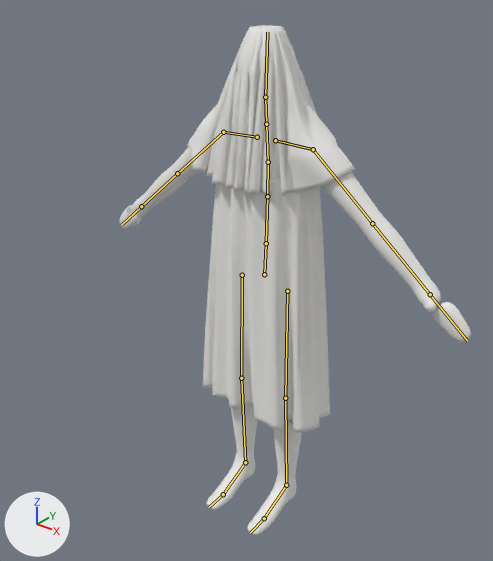
Renders of the Blender file SourceArt/TallerFinal/SN-01_Sonador.blend from each side of a commit.
Before and after are seen from a camera (50 mm lens) standing at (1.235, -1.64, 1.923) and looking at (0.056, -0.166, 1.009). The axes (+X, +Y, +Z) are drawn at lower left. The lights are the same throughout. The older version comes first. The bones that bend it are drawn over the model as lines.

Names of what the first picture shows: 'SN_Body', 'SN_Tunic', 'SN_Veil'.
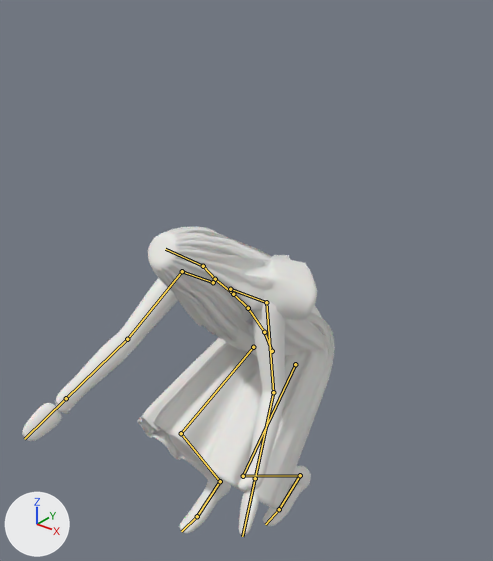
The newer file adds an action. The first version stands in its rest pose; the second is drawn at frame 17 of the action 'Pickup'.

Boxes [x1, y1, x2, y2] around the edits, measured in the pictures (493 x 561 px):
'SN_Tunic', posed: before [203, 177, 330, 433]; after [137, 305, 335, 510]
'SN_Veil', posed (32% shorter): before [187, 25, 355, 195]; after [148, 227, 317, 342]
'SN_Body', posed: before [120, 148, 471, 535]; after [22, 278, 311, 535]
bone 'Hips', root to tip: before (264, 274) to (266, 243); after (272, 351) to (264, 332)
bone 'Spine', root to tip: before (266, 243) to (267, 196); after (264, 332) to (248, 308)
bone 'Chest', root to tip: before (267, 196) to (268, 162); after (248, 308) to (233, 294)
bone 'UpperChest', root to tip: before (268, 162) to (266, 124); after (233, 294) to (215, 279)
bone 'Neck', root to tip: before (266, 124) to (265, 97); after (215, 279) to (203, 266)
bone 'Head', root to tip: before (265, 97) to (267, 32); after (203, 266) to (165, 249)
bone 'LeftUpperArm', root to tip: before (313, 149) to (372, 223); after (266, 302) to (273, 392)
bone 'LeftLowerArm', root to tip: before (372, 223) to (430, 294); after (273, 392) to (255, 478)
bone 'RightUpperArm', root to tip: before (223, 132) to (177, 173); after (182, 271) to (127, 339)
bone 'RightLowerArm', root to tip: before (177, 173) to (141, 206); after (127, 339) to (66, 398)
bone 'LeftUpperLeg', root to tip: before (287, 291) to (285, 398); after (295, 364) to (243, 476)
bone 'LeftLowerLeg', root to tip: before (285, 398) to (286, 485); after (243, 476) to (300, 475)
bone 'LeftFoot', root to tip: before (286, 485) to (264, 518); after (300, 475) to (279, 509)
bone 'RightUpperLeg', root to tip: before (242, 275) to (241, 378); after (253, 347) to (181, 433)
bone 'RightLowerLeg', root to tip: before (241, 378) to (245, 462); after (181, 433) to (220, 481)
bone 'RightFoot', root to tip: before (245, 462) to (223, 494); after (220, 481) to (197, 516)

Patch to the scene script:
```diff
--- a/SourceArt/TallerFinal/SN-01_Sonador.blend.py
+++ b/SourceArt/TallerFinal/SN-01_Sonador.blend.py
@@ bone_hips @@
 bone_hips = bpy.data.objects['SN_Armature'].pose.bones['Hips']
-bone_hips.location = (0.0, 0.0, 0.0)
-bone_hips.rotation_quaternion = (1.0, 0.0, 0.0, 0.0)  # degrees (0, 0, 0)
+bone_hips.location = (0.0, -0.317, -0.064)
+bone_hips.rotation_quaternion = (0.971, 0.239, 0.0, 0.0)  # degrees (28, 0, 0)
@@ bone_spine @@
 bone_spine = bpy.data.objects['SN_Armature'].pose.bones['Spine']  # child of 'Hips'
-bone_spine.rotation_quaternion = (1.0, 0.0, 0.0, 0.0)  # degrees (0, 0, 0)
+bone_spine.rotation_quaternion = (0.997, 0.08, 0.0, 0.0)  # degrees (9, 0, 0)
@@ bone_chest @@
 bone_chest = bpy.data.objects['SN_Armature'].pose.bones['Chest']  # child of 'Spine'
-bone_chest.rotation_quaternion = (1.0, 0.0, 0.0, 0.0)  # degrees (0, 0, 0)
+bone_chest.rotation_quaternion = (0.999, 0.045, 0.0, 0.0)  # degrees (5, 0, 0)
@@ bone_upperchest @@
 bone_upperchest = bpy.data.objects['SN_Armature'].pose.bones['UpperChest']  # child of 'Chest'
-bone_upperchest.rotation_quaternion = (1.0, 0.0, 0.0, 0.0)  # degrees (0, 0, 0)
+bone_upperchest.rotation_quaternion = (1.0, -0.015, 0.0, 0.0)  # degrees (-2, 0, 0)
@@ bone_neck @@
 bone_neck = bpy.data.objects['SN_Armature'].pose.bones['Neck']  # child of 'UpperChest'
-bone_neck.rotation_quaternion = (1.0, 0.0, 0.0, 0.0)  # degrees (0, 0, 0)
+bone_neck.rotation_quaternion = (0.999, -0.033, 0.0, 0.0)  # degrees (-4, 0, 0)
@@ bone_head @@
 bone_head = bpy.data.objects['SN_Armature'].pose.bones['Head']  # child of 'Neck'
-bone_head.rotation_quaternion = (1.0, 0.0, 0.0, 0.0)  # degrees (0, 0, 0)
+bone_head.rotation_quaternion = (0.985, 0.175, 0.0, 0.0)  # degrees (20, 0, 0)
@@ bone_leftupperarm @@
 bone_leftupperarm = bpy.data.objects['SN_Armature'].pose.bones['LeftUpperArm']  # child of 'LeftShoulder'
-bone_leftupperarm.rotation_quaternion = (1.0, 0.0, 0.0, 0.0)  # degrees (0, 0, 0)
+bone_leftupperarm.rotation_quaternion = (0.89, -0.18, 0.0, -0.419)  # degrees (-19, -9, -49)
@@ bone_leftlowerarm @@
 bone_leftlowerarm = bpy.data.objects['SN_Armature'].pose.bones['LeftLowerArm']  # child of 'LeftUpperArm'
-bone_leftlowerarm.rotation_quaternion = (1.0, 0.0, 0.0, 0.0)  # degrees (0, 0, 0)
+bone_leftlowerarm.rotation_quaternion = (0.961, 0.152, 0.0, -0.23)  # degrees (17, 4, -26)
@@ bone_rightupperarm @@
 bone_rightupperarm = bpy.data.objects['SN_Armature'].pose.bones['RightUpperArm']  # child of 'RightShoulder'
-bone_rightupperarm.rotation_quaternion = (1.0, 0.0, 0.0, 0.0)  # degrees (0, 0, 0)
+bone_rightupperarm.rotation_quaternion = (0.715, 0.095, 0.0, 0.693)  # degrees (8, -8, 88)
@@ bone_rightlowerarm @@
 bone_rightlowerarm = bpy.data.objects['SN_Armature'].pose.bones['RightLowerArm']  # child of 'RightUpperArm'
-bone_rightlowerarm.rotation_quaternion = (1.0, 0.0, 0.0, 0.0)  # degrees (0, 0, 0)
+bone_rightlowerarm.rotation_quaternion = (0.996, 0.074, 0.0, 0.045)  # degrees (8, 0, 5)
@@ bone_leftupperleg @@
 bone_leftupperleg = bpy.data.objects['SN_Armature'].pose.bones['LeftUpperLeg']  # child of 'Hips'
-bone_leftupperleg.rotation_quaternion = (1.0, 0.0, 0.0, 0.0)  # degrees (0, 0, 0)
+bone_leftupperleg.rotation_quaternion = (0.795, 0.607, 0.0, 0.01)  # degrees (75, -1, 1)
@@ bone_leftlowerleg @@
 bone_leftlowerleg = bpy.data.objects['SN_Armature'].pose.bones['LeftLowerLeg']  # child of 'LeftUpperLeg'
-bone_leftlowerleg.rotation_quaternion = (1.0, 0.0, 0.0, 0.0)  # degrees (0, 0, 0)
+bone_leftlowerleg.rotation_quaternion = (0.645, -0.764, 0.0, -0.004)  # degrees (-100, 0, 0)
@@ bone_leftfoot @@
 bone_leftfoot = bpy.data.objects['SN_Armature'].pose.bones['LeftFoot']  # child of 'LeftLowerLeg'
-bone_leftfoot.rotation_quaternion = (1.0, 0.0, 0.0, 0.0)  # degrees (0, 0, 0)
+bone_leftfoot.rotation_quaternion = (0.914, 0.406, 0.0, 0.001)  # degrees (48, 0, 0)
@@ bone_rightupperleg @@
 bone_rightupperleg = bpy.data.objects['SN_Armature'].pose.bones['RightUpperLeg']  # child of 'Hips'
-bone_rightupperleg.rotation_quaternion = (1.0, 0.0, 0.0, 0.0)  # degrees (0, 0, 0)
+bone_rightupperleg.rotation_quaternion = (0.672, 0.741, 0.0, -0.009)  # degrees (96, 1, -1)
@@ bone_rightlowerleg @@
 bone_rightlowerleg = bpy.data.objects['SN_Armature'].pose.bones['RightLowerLeg']  # child of 'RightUpperLeg'
-bone_rightlowerleg.rotation_quaternion = (1.0, 0.0, 0.0, 0.0)  # degrees (0, 0, 0)
+bone_rightlowerleg.rotation_quaternion = (0.681, -0.732, 0.0, 0.0)  # degrees (-94, 0, 0)
@@ bone_rightfoot @@
 bone_rightfoot = bpy.data.objects['SN_Armature'].pose.bones['RightFoot']  # child of 'RightLowerLeg'
-bone_rightfoot.rotation_quaternion = (1.0, 0.0, 0.0, 0.0)  # degrees (0, 0, 0)
+bone_rightfoot.rotation_quaternion = (0.982, 0.188, 0.0, 0.001)  # degrees (22, 0, 0)
```
